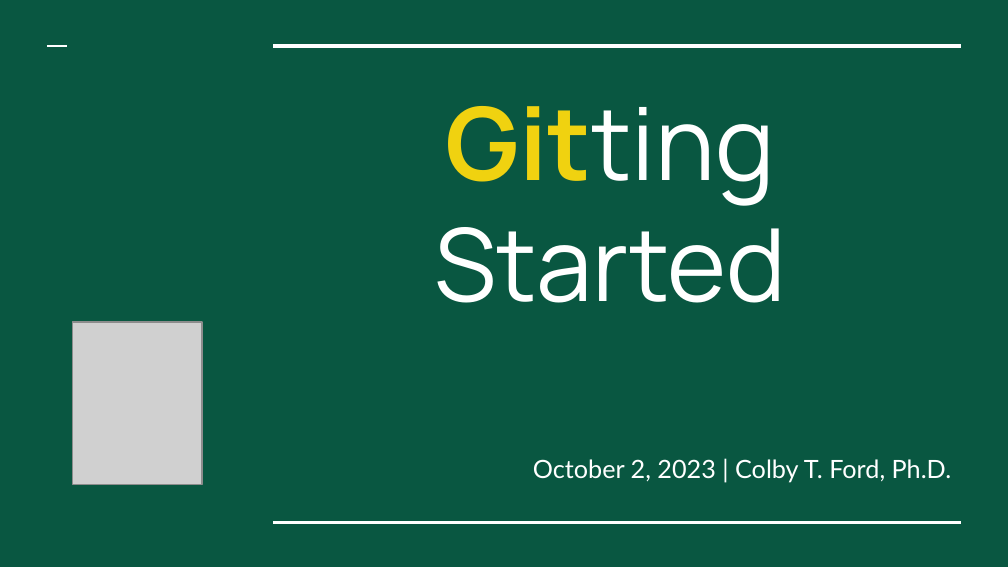
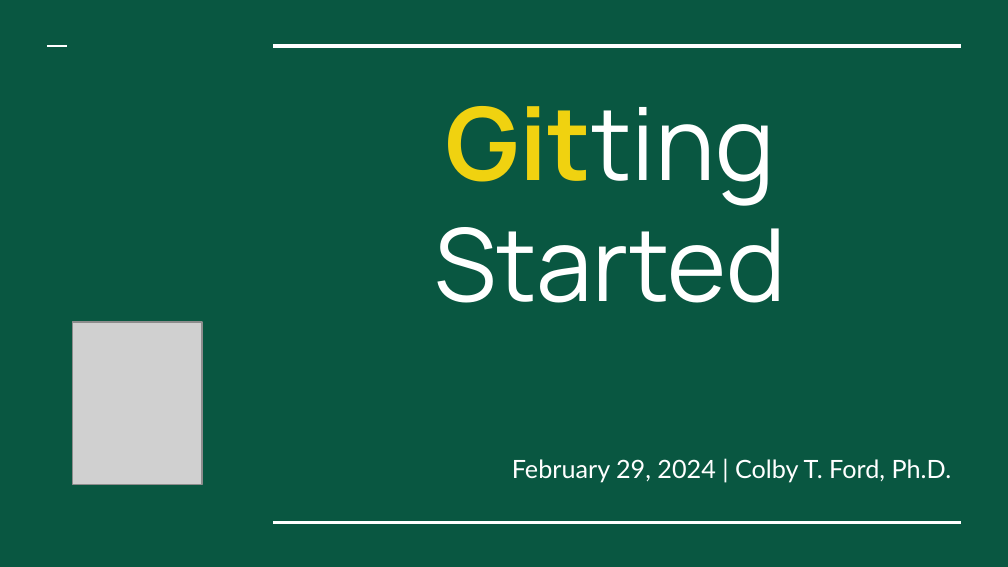
Before and after one commit to colbyford/colbyford.github.io, a slide deck: slide 1 of presentations/UNCC_GittingStarted_10-18-21.pptx. Drawn at 1008x567 pixels with LibreOffice and Linux fonts; fonts in the diff are those of the drawing; grey boxes stand for pictures. Boxes give left, top, right and bottom in pixels: in the first picture for what was removed or moved away, otherwise in the second. Text is boxed around its words. In the diff, an @@ line names an element or a change of style, - is before the commit and + after.

```diff
--- a/presentations/UNCC_GittingStarted_10-18-21.pptx
+++ b/presentations/UNCC_GittingStarted_10-18-21.pptx
@@ subtitle at <box>512,459,952,483</box>: text changed @@
-October 2, 2023 | Colby T. Ford, Ph.D.
+February 29, 2024 | Colby T. Ford, Ph.D.
```
Also in this commit, not shown: 1 other slide changed.
